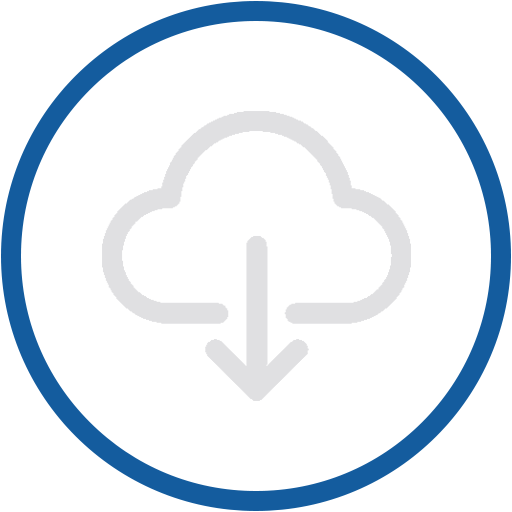
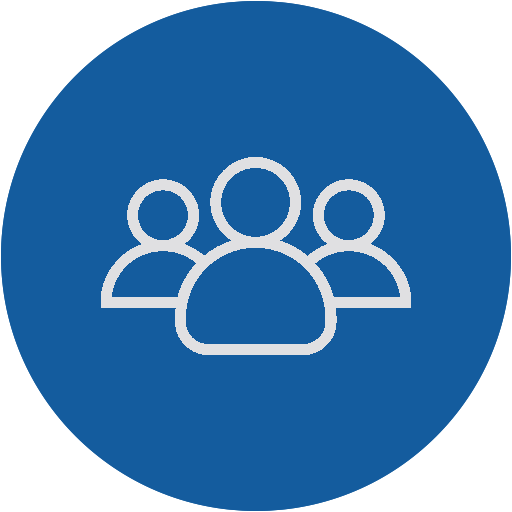
Layered file, before and after one edit (512x512). Changes by layer:
added layer "group" above "download_icon" over [101, 157, 411, 355]
hid "download_icon" over [102, 111, 411, 401]
